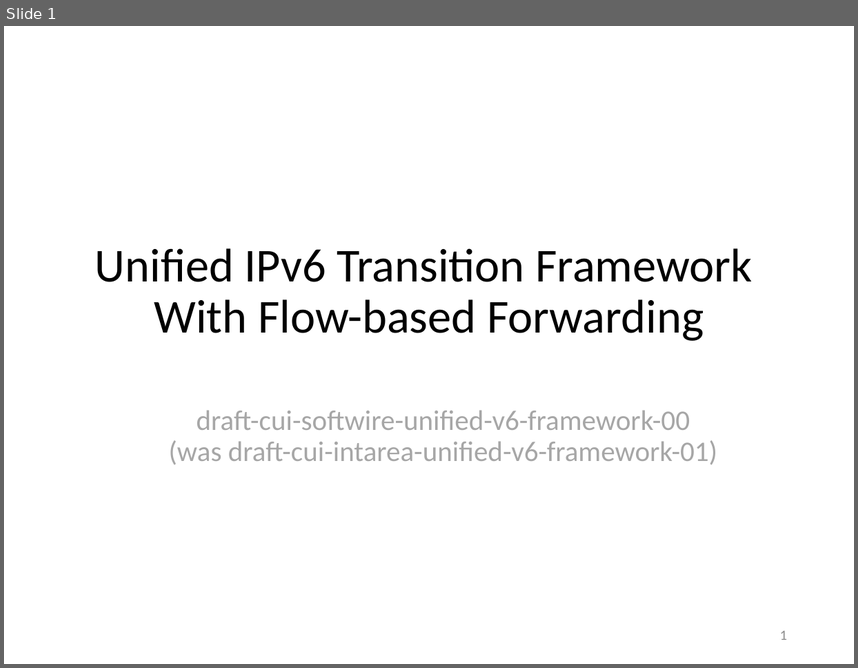
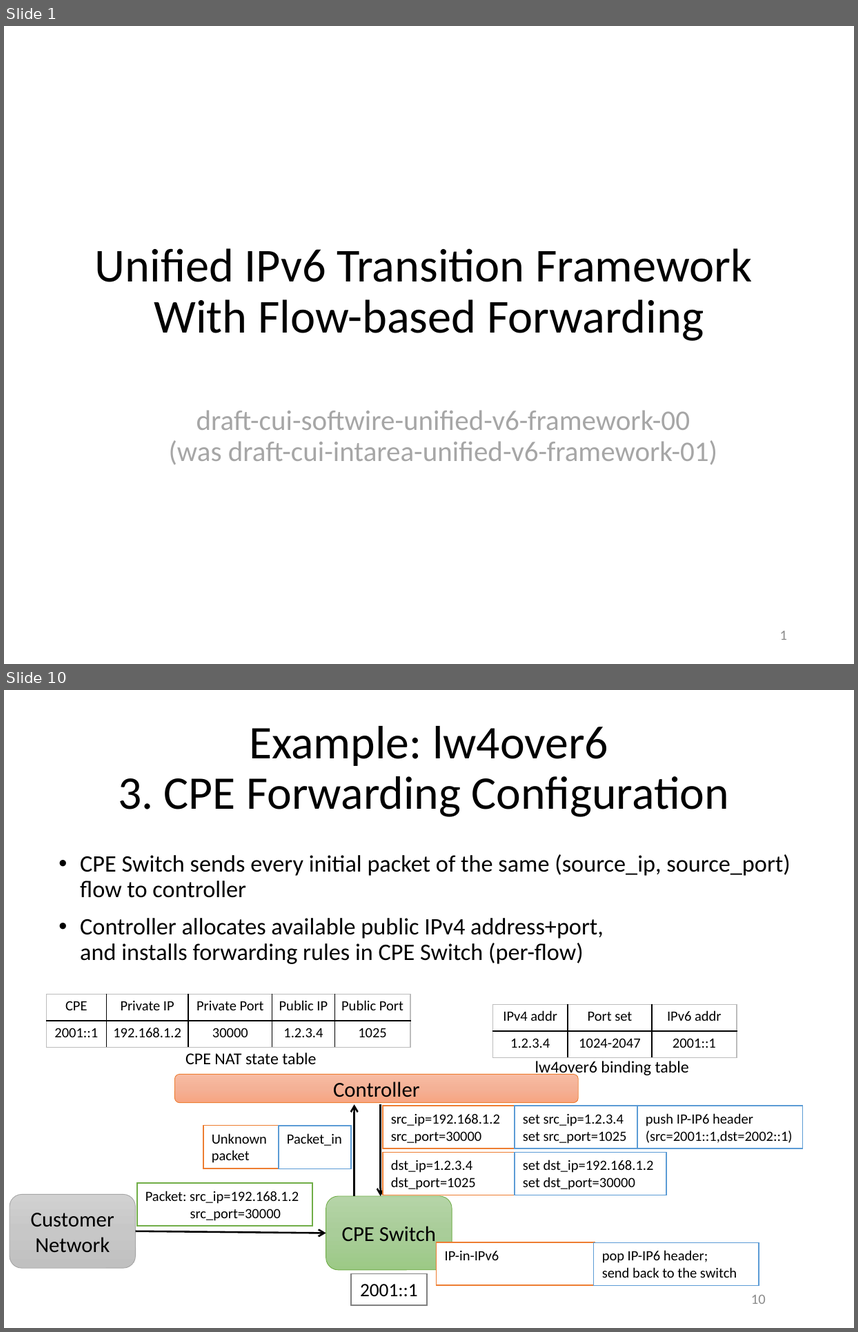
Before and after one commit to gnocuil/draft-sdn, a slide deck: Unified IPv6 Transition Framework With Flow-based Forwarding.pptx. Shown one above the other, each under a label of ours: slide 1 before the commit, slides 1 and 10 after it; the slides between them are not shown. The pictures are 858x668 and 858x1332 pixels, drawn with LibreOffice and Linux fonts; fonts in the diff are those of the drawing. Boxes give left, top, right and bottom in pixels: in the first picture for what was removed or moved away, otherwise in the second. Text is boxed around its words. In the diff, an @@ line names an element or a change of style, - is before the commit and + after.

```diff
--- a/Unified IPv6 Transition Framework With Flow-based Forwarding.pptx
+++ b/Unified IPv6 Transition Framework With Flow-based Forwarding.pptx
@@ slide 10 added at box(4, 690, 854, 1328), background #FFFFFF @@
@@ title added at box(118, 726, 729, 817), 39.6 pt, text #000000 @@
+Example: lw4over6
+3. CPE Forwarding Configuration
@@ text added at box(80, 854, 790, 964), 20 pt, text #000000 @@
+• CPE Switch sends every initial packet of the same (source_ip, source_port) flow to controller
+• Controller allocates available public IPv4 address+port,
+  and installs forwarding rules in CPE Switch (per-flow)
@@ table added at box(47, 994, 410, 1047), 2 rows, 5 columns @@
+CPE | Private IP | Private Port | Public IP | Public Port
+2001::1 | 192.168.1.2 | 30000 | 1.2.3.4 | 1025
@@ table added at box(493, 1005, 737, 1057), 2 rows, 3 columns @@
+IPv4 addr | Port set | IPv6 addr
+1.2.3.4 | 1024-2047 | 2001::1
@@ text added at box(185, 1052, 316, 1064), 14 pt, text #000000 @@
+CPE NAT state table
@@ text added at box(535, 1061, 689, 1077), 14 pt, text #000000 @@
+lw4over6 binding table
@@ rounded rectangle added at box(175, 1074, 579, 1103), fill gradient #F7BDA5 to #F5B196 to #F8A582, outline #ED7D31 0.5 pt, 18 pt, text #000000 @@
+Controller
@@ arrow added from (355, 1196) to (355, 1104), #000000 1.5 pt @@
@@ arrow added from (381, 1104) to (381, 1196), #000000 1.5 pt @@
@@ rectangle added at box(382, 1105, 514, 1148), fill #FFFFFF, outline #ED7D31 1 pt, 12 pt, text #000000 @@
+src_ip=192.168.1.2
+src_port=30000
@@ rectangle added at box(515, 1105, 638, 1148), fill #FFFFFF, outline #5B9BD5 1 pt, 12 pt, text #000000 @@
+set src_ip=1.2.3.4
+set src_port=1025
@@ rectangle added at box(637, 1105, 802, 1148), fill #FFFFFF, outline #5B9BD5 1 pt, 12 pt, text #000000 @@
+push IP-IP6 header
+(src=2001::1,dst=2002::1)
@@ rectangle added at box(203, 1125, 279, 1167), fill #FFFFFF, outline #ED7D31 1 pt, 12 pt, text #000000 @@
+Unknown packet
@@ rectangle added at box(279, 1125, 351, 1167), fill #FFFFFF, outline #5B9BD5 1 pt, 12 pt, text #000000 @@
+Packet_in
@@ rectangle added at box(382, 1152, 514, 1194), fill #FFFFFF, outline #ED7D31 1 pt, 12 pt, text #000000 @@
+dst_ip=1.2.3.4
+dst_port=1025
@@ rectangle added at box(515, 1152, 667, 1194), fill #FFFFFF, outline #5B9BD5 1 pt, 12 pt, text #000000 @@
+set dst_ip=192.168.1.2
+set dst_port=30000
@@ rectangle added at box(136, 1183, 312, 1225), fill #FFFFFF, outline #70AD47 1 pt, 12 pt, text #000000 @@
+Packet: src_ip=192.168.1.2
+src_port=30000
@@ rounded rectangle added at box(10, 1194, 136, 1268), fill gradient #D2D2D2 to #C8C8C8 to #C0C0C0, outline #A5A5A5 0.5 pt, 18 pt, text #000000 @@
+Customer Network
@@ rounded rectangle added at box(326, 1196, 452, 1270), fill gradient #B5D5A7 to #AACE9A to #9CC987, outline #70AD47 0.5 pt, 18 pt, text #000000 @@
+CPE Switch
@@ arrow added from (136, 1231) to (326, 1232), #000000 1.5 pt @@
@@ rectangle added at box(437, 1242, 595, 1284), fill #FFFFFF, outline #ED7D31 1 pt, 12 pt, text #000000 @@
+IP-in-IPv6
@@ rectangle added at box(594, 1243, 759, 1285), fill #FFFFFF, outline #5B9BD5 1 pt, 12 pt, text #000000 @@
+pop IP-IP6 header;
+send back to the switch
@@ rectangle added at box(351, 1273, 426, 1305), fill #FFFFFF, outline #808080 1 pt, 16 pt, text #000000 @@
+2001::1
@@ page number added at box(751, 1294, 766, 1303), 12 pt, text #8C8C8C @@
+10
```
Also in this commit, not shown: 6 slides changed, 4 other slides added, 3 slides removed.
